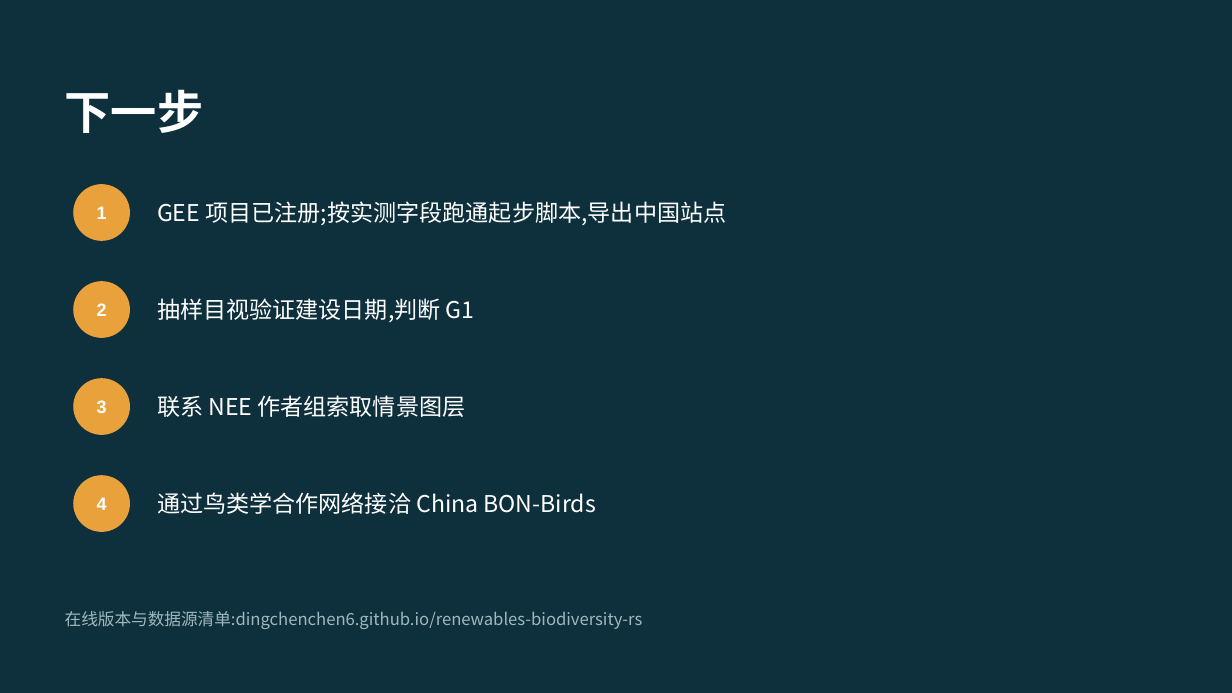
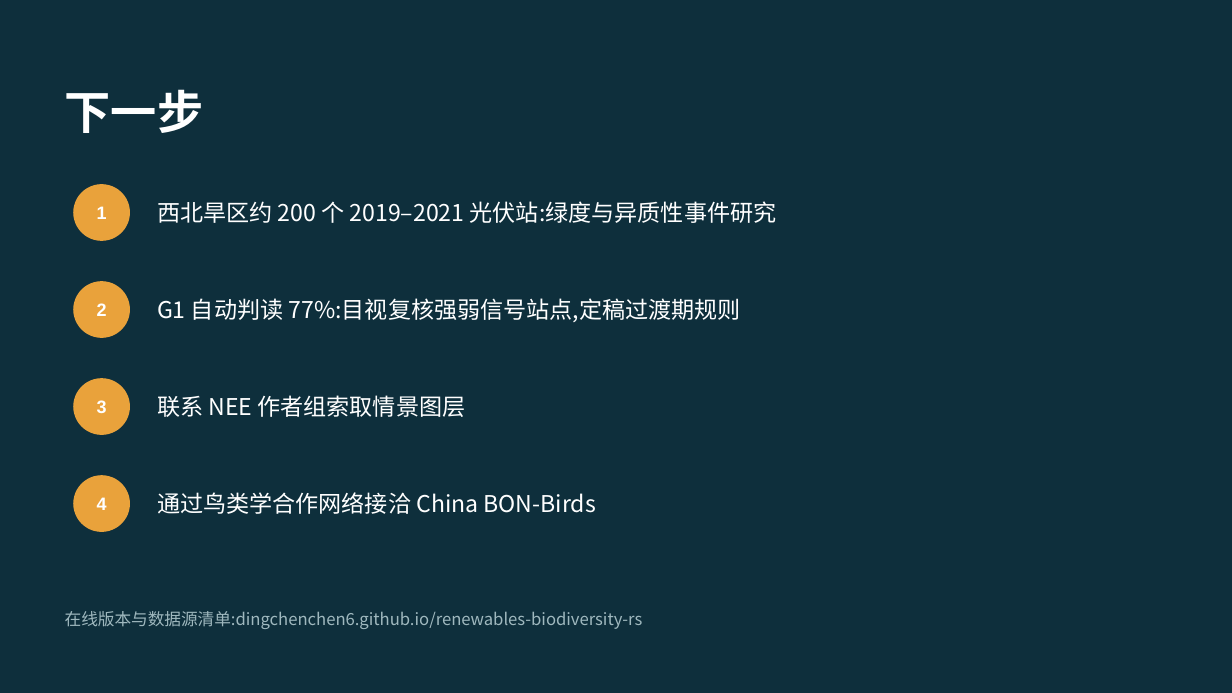
Before and after one commit to dingchenchen6/renewables-biodiversity-rs, a slide deck: slide 20 of RS_Renewables_Biodiversity_Workflow.pptx (slide 18 before the commit). Drawn at 1232x693 pixels with LibreOffice and Linux fonts; fonts in the diff are those of the drawing. Boxes give left, top, right and bottom in pixels: in the first picture for what was removed or moved away, otherwise in the second. Text is boxed around its words. In the diff, an @@ line names an element or a change of style, - is before the commit and + after.

```diff
--- a/RS_Renewables_Biodiversity_Workflow.pptx
+++ b/RS_Renewables_Biodiversity_Workflow.pptx
@@ text at bbox=[157, 201, 777, 223]: text changed @@
-GEE 项目已注册;按实测字段跑通起步脚本,导出中国站点
+西北旱区约 200 个 2019–2021 光伏站:绿度与异质性事件研究
@@ text at bbox=[157, 298, 741, 322]: text changed @@
-抽样目视验证建设日期,判断 G1
+G1 自动判读 77%:目视复核强弱信号站点,定稿过渡期规则
```
Also in this commit, not shown: 16 other slides changed, 2 slides added, 12 other files.
